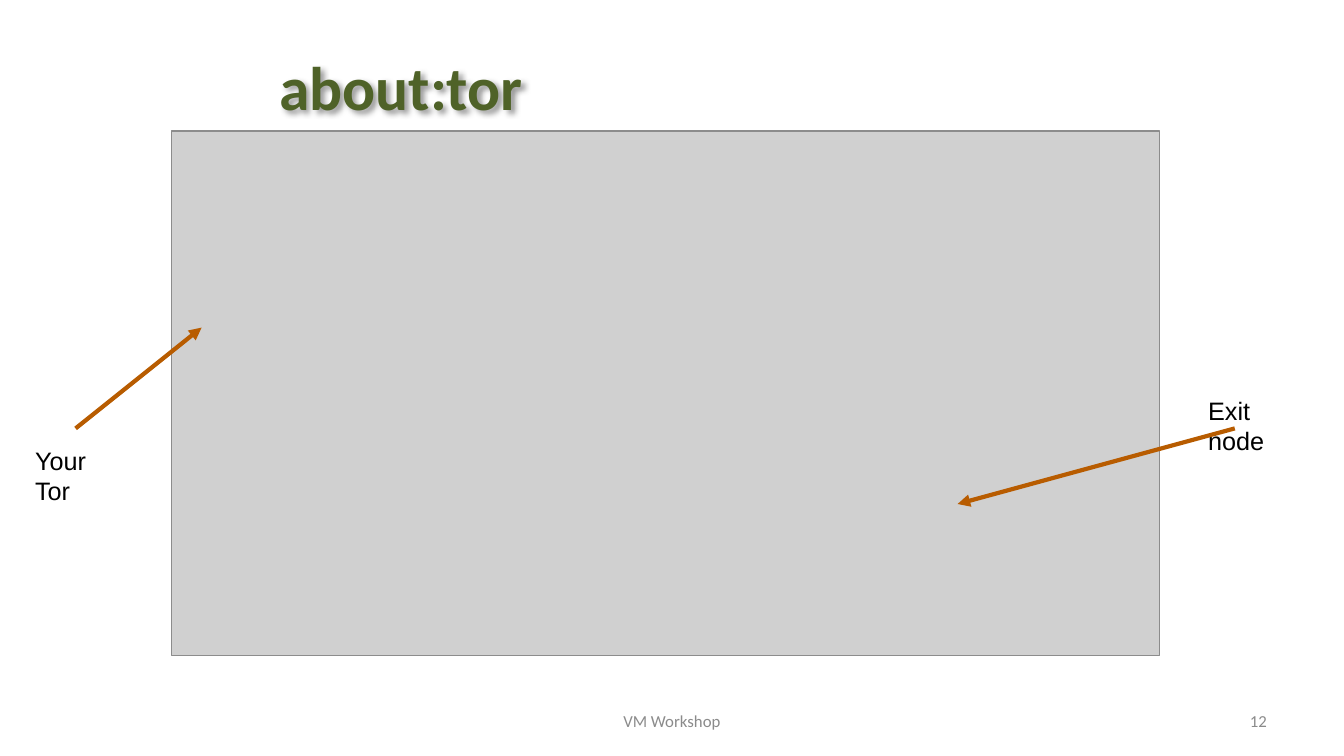
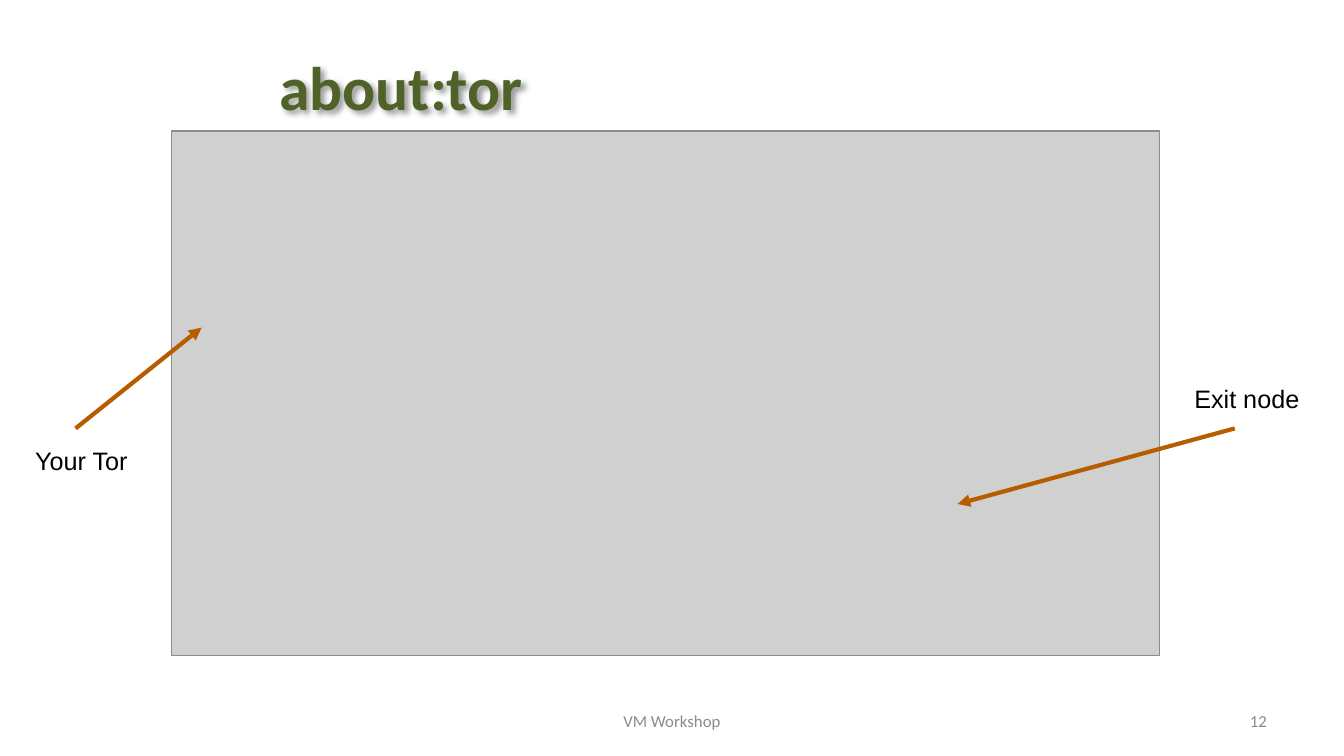
Before and after one commit to trothr/vmworkshop, a slide deck: slide 12 of 2023/presentations/torforzvm.pptx. Drawn at 1344x756 pixels with LibreOffice and Linux fonts; fonts in the diff are those of the drawing; grey boxes stand for pictures; background and template pictures are left out. Boxes give left, top, right and bottom in pixels: in the first picture for what was removed or moved away, otherwise in the second. Text is boxed around its words. In the diff, an @@ line names an element or a change of style, - is before the commit and + after.

```diff
--- a/2023/presentations/torforzvm.pptx
+++ b/2023/presentations/torforzvm.pptx
@@ text "Exit node" rewrapped from <box>1208,401,1264,451</box> to <box>1194,389,1299,409</box> @@
@@ text "Your Tor" rewrapped from <box>35,452,86,501</box> to <box>35,452,128,471</box> @@
```
Also in this commit, not shown: 12 other slides changed, 3 other files.
